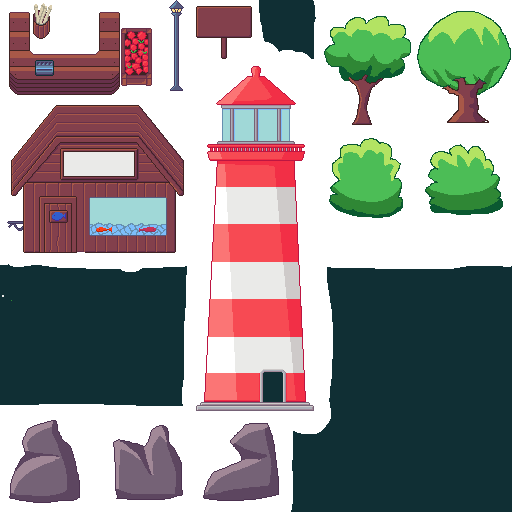
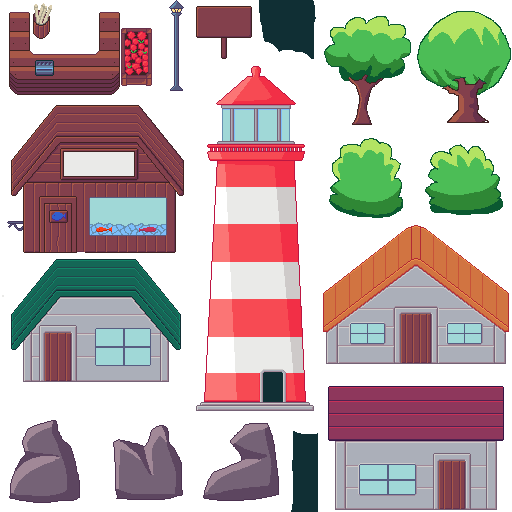
Layers edited between the first and the second 512px x 512px image:
painted on "Capa de pintura 11 Fusionadas" (1st of 2) over left=0, top=225, right=512, bottom=512
painted on "Capa de pintura 7" over left=0, top=384, right=320, bottom=512
added layer "Capa de pintura 12(pegado)" above "Capa de pintura 11" over left=0, top=384, right=512, bottom=512
added layer "Capa de pintura 11" above "Capa de pintura 10" over left=318, top=320, right=512, bottom=512
added layer "Capa de pintura 10" above "Capa de pintura 12 Fusionadas" over left=0, top=259, right=187, bottom=406
added layer "Capa de pintura 12 Fusionadas" above "Capa de pintura 11 Fusionadas" over left=318, top=225, right=512, bottom=480
painted on "Capa de pintura 11 Fusionadas" (2nd of 2) over left=0, top=225, right=498, bottom=512
painted on "Capa de pintura 3 Fusionadas" (2nd of 2) over left=0, top=225, right=512, bottom=512
painted on "Capa de pintura 2" over left=0, top=225, right=512, bottom=512
